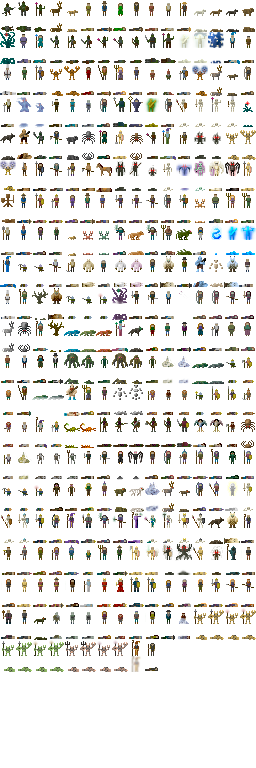
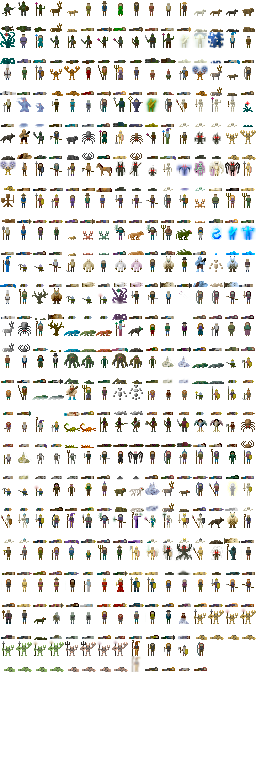
Comparing the layer stacks of the two 256×768 images. Changes:
painted on "Background" over [135, 642, 207, 671]
